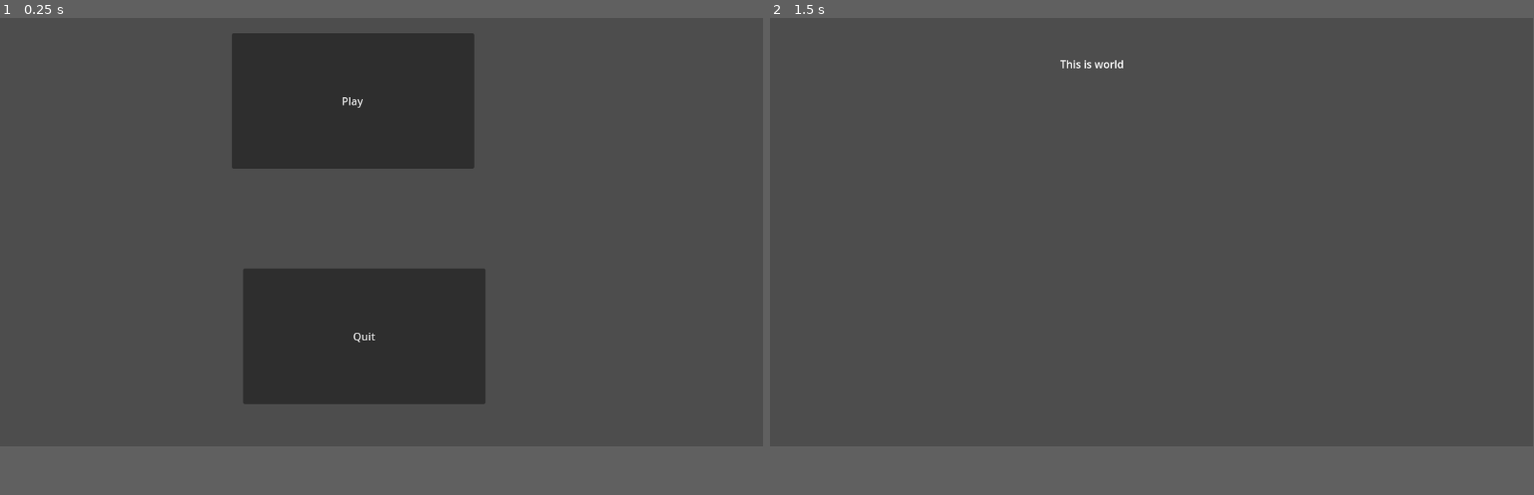
Above: before the commit, frames 1-2 (left to right).
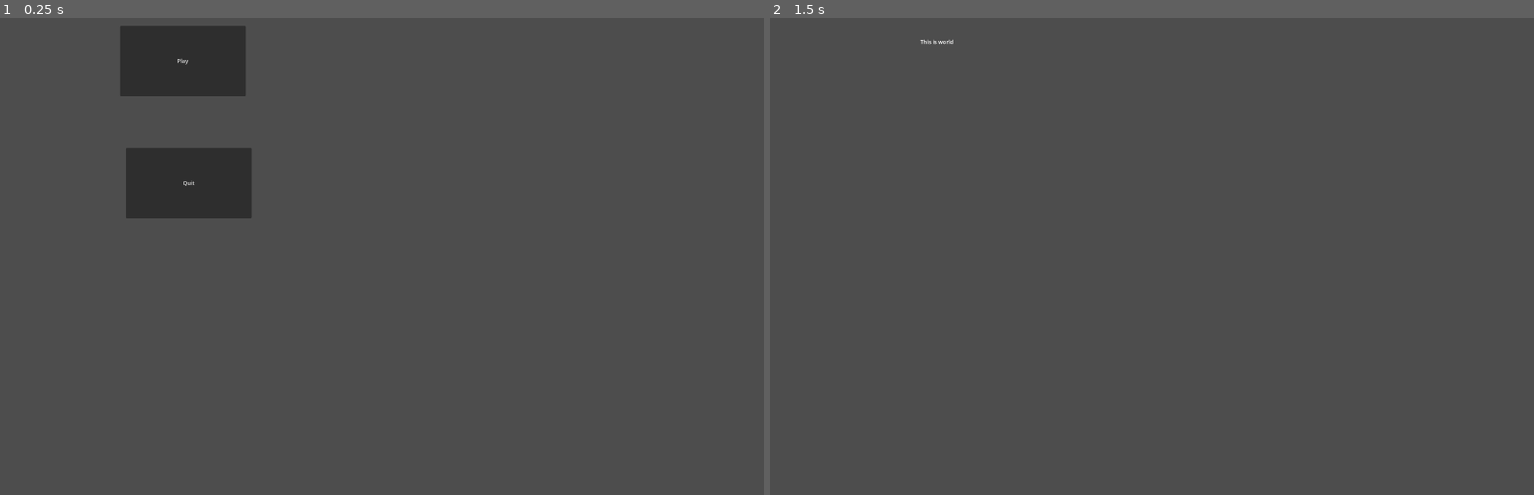
Above: after the commit, the same moments.

Repository: PatelSiddhManojkumar/Game
Game: Godot game, scene res://res.tscn
The game is run twice, just before and just after one commit, with the same random seed, the same clock (stepped at 60 frames per second) and the same inputs.
Inputs:
- Up to frame 1 (0.25 s): no input
- Up to frame 2 (1.5 s): click "Play" at 0.5 s; tap Enter at 1.25 s
In our replay, the window is 799x449 before the commit and 800x500 after it. These sizes can differ from the game's own. Grey fills any space a smaller window leaves; there, only what the larger window draws over its background counts as a difference.

The runs differ from the first frame. In frame 1, 22% of the frame differs, in the area x 15-64%, y 1-81%; in frame 2, 0.1%.

Commit message:
ratio changed in my screen view

Diff:
--- a/project.godot
+++ b/project.godot
@@ -14,3 +14,9 @@
 run/main_scene="res://res.tscn"
 config/features=PackedStringArray("4.2", "Forward Plus")
 config/icon="res://icon.svg"
+
+[display]
+
+window/size/viewport_width=3840
+window/size/viewport_height=2460
+window/stretch/scale=1.15
